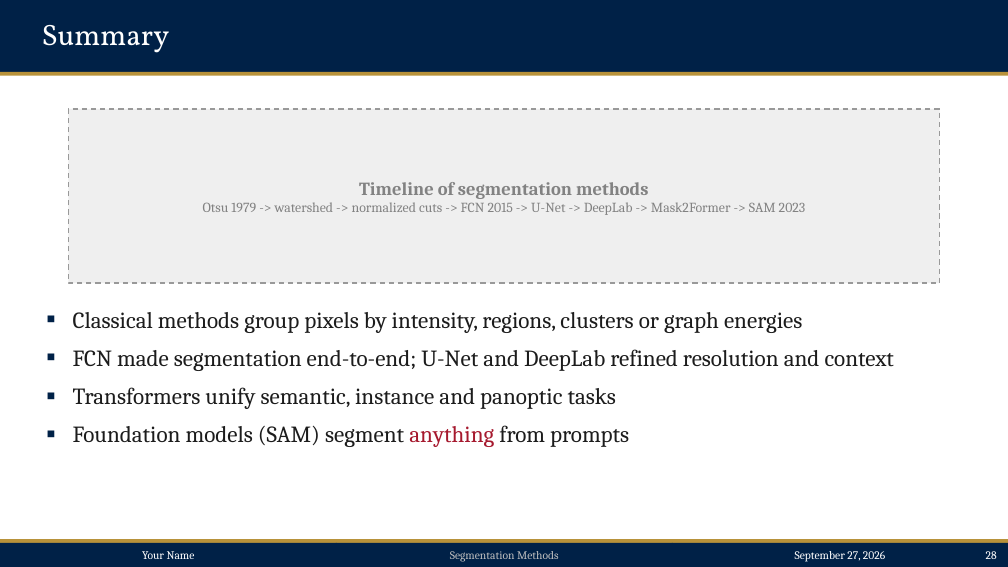
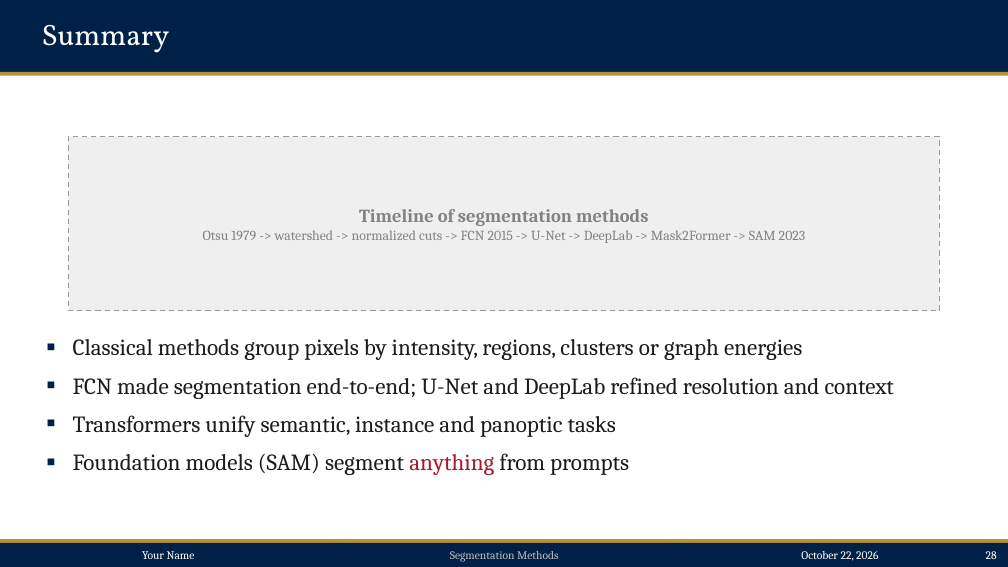
Before and after one commit to anoted/ppt-templated, a slide deck: slide 28 of segmentation/segmentation.pptx. Drawn at 1008x567 pixels with LibreOffice and Linux fonts; fonts in the diff are those of the drawing. Boxes give left, top, right and bottom in pixels: in the first picture for what was removed or moved away, otherwise in the second. Text is boxed around its words. In the diff, an @@ line names an element or a change of style, - is before the commit and + after.

```diff
--- a/segmentation/segmentation.pptx
+++ b/segmentation/segmentation.pptx
@@ rectangle "Timeline of segmentation methods" moved from (x1=68, y1=109, x2=940, y2=284) to (x1=68, y1=137, x2=940, y2=312) @@
@@ text "Classical methods group pixels by ..." moved from (x1=73, y1=312, x2=894, y2=447) to (x1=73, y1=339, x2=894, y2=475) @@
@@ text in rectangle at (x1=801, y1=551, x2=878, y2=561): text changed @@
-September 27, 2026
+October 22, 2026
```
Also in this commit, not shown: 27 other slides changed, 17 other files.
